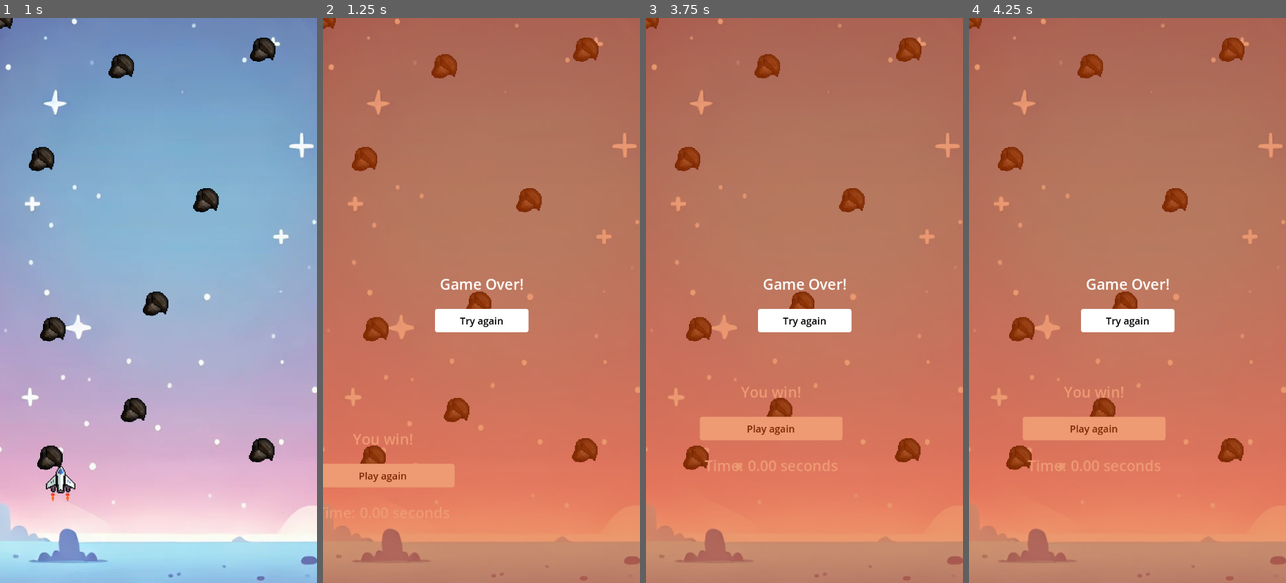
Above: before the commit, frames 1-4 (left to right).
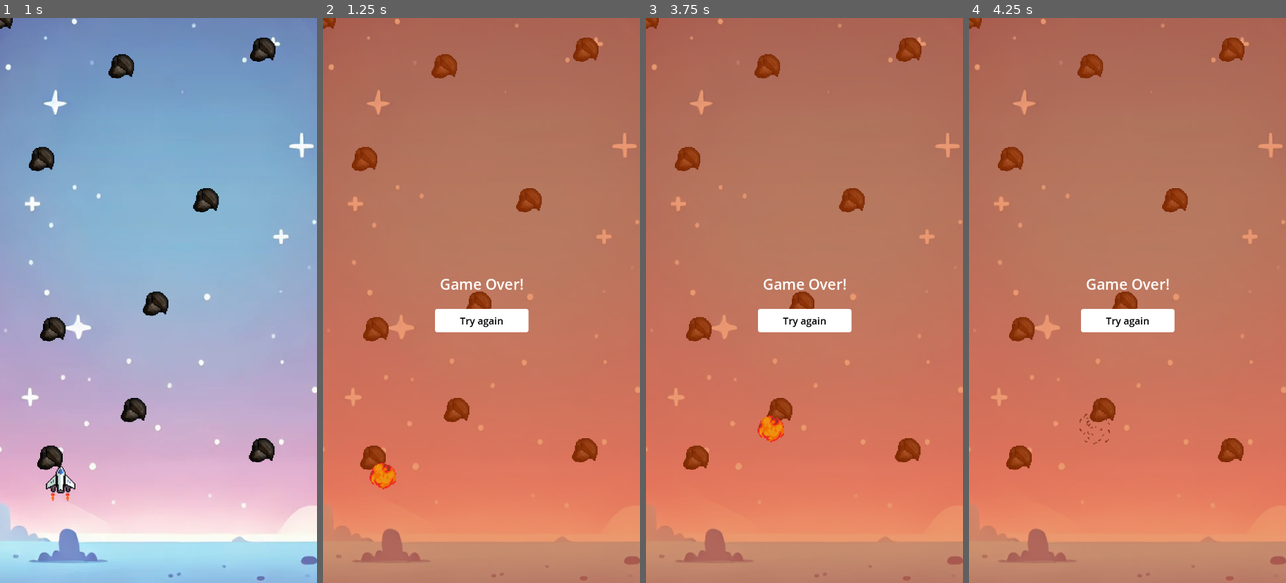
Above: after the commit, the same moments.

Repository: matheusbaumgart/oneshot-space
Game: Godot game, scene res://scenes/main.tscn
Two runs of this game, one before a commit and one after it. Both use one fixed random seed, a clock stepped at 60 frames per second and the inputs below.
Inputs:
- Up to frame 1 (1 s): hold Space (move_up) from 0.53 s (still down)
- Up to frame 2 (1.25 s): keep holding Space (move_up)
- Up to frame 3 (3.75 s): release Space (move_up) at 1.25 s; click "Try again" at 1.25 s; hold Space (move_up) from 2.78 s (still down)
- Up to frame 4 (4.25 s): keep holding Space (move_up)

Frame 1 is identical in both runs. In frame 2, 1.8% of the frame differs, in the area x 0-42%, y 73-89%; in frame 3, 2.1%, in the area x 16-62%, y 65-81%; in frame 4, 2.1%.
Error before the commit: Invalid access to property or key 'animation_finished' on a base object of type 'null instance'. (res://scripts/spaceship.gd:59)

Commit message:
fix reference to explosion scene

Diff:
--- a/scripts/spaceship.gd
+++ b/scripts/spaceship.gd
@@ -9,7 +9,7 @@
 @onready var area: Area2D = $Area2D  # Reference to Area2D node
 @onready var ui_node = get_tree().current_scene.get_node("UI")  # Reference to UI layer
 
-@onready var explosion_scene = preload("res://scenes/win.tscn")
+@onready var explosion_scene = preload("res://scenes/explosion.tscn")
 @onready var game_over_scene = preload("res://scenes/gameover.tscn")
 @onready var you_win_scene = preload("res://scenes/win.tscn")
 
